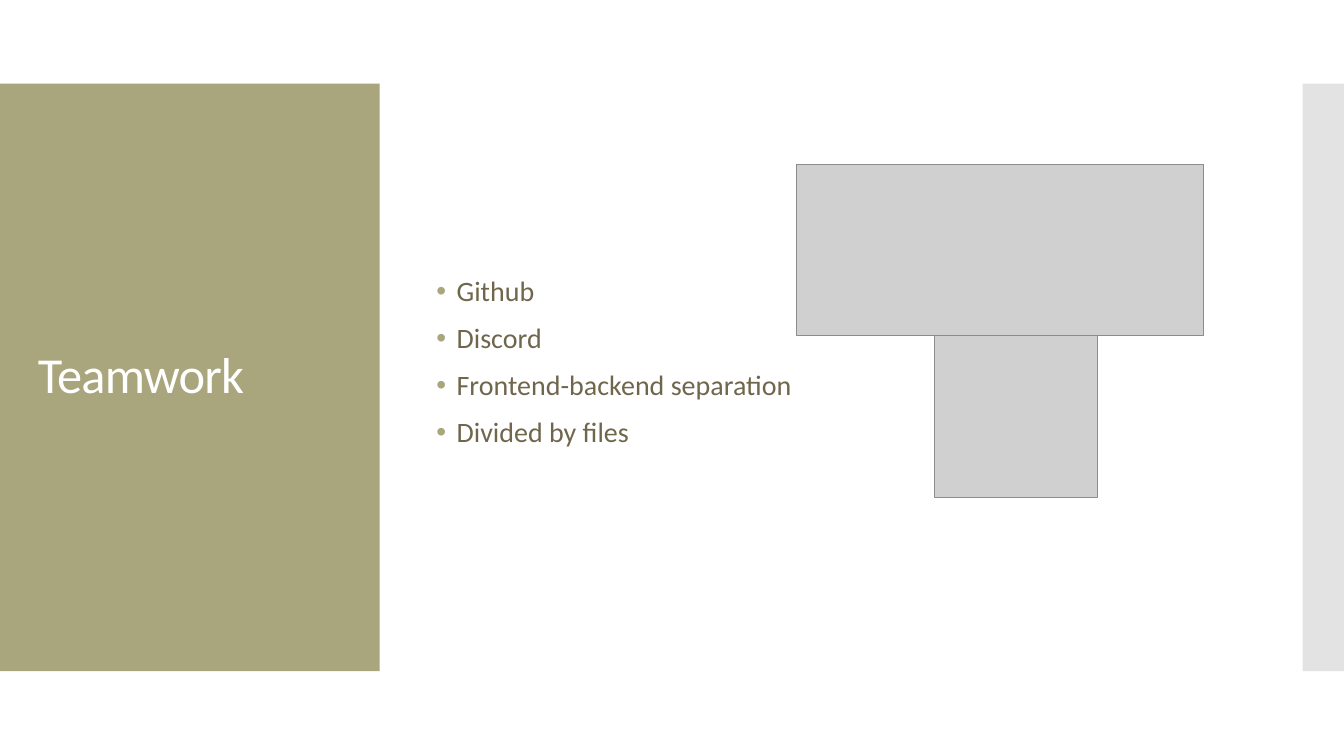
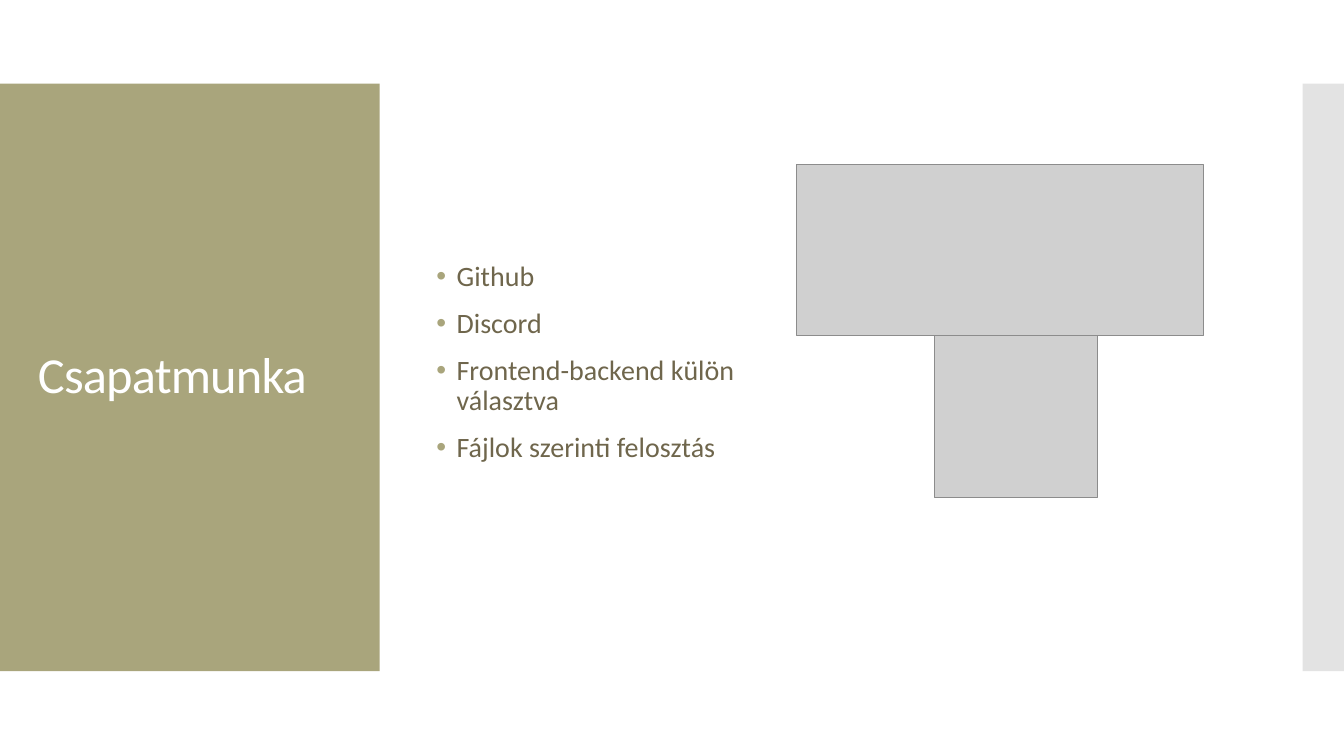
Before and after one commit to ramhap00/ramhapgergo, a slide deck: slide 11 of prezentáció.pptx. Drawn at 1344x756 pixels with LibreOffice and Linux fonts; fonts in the diff are those of the drawing; grey boxes stand for pictures. Boxes give left, top, right and bottom in pixels: in the first picture for what was removed or moved away, otherwise in the second. Text is boxed around its words. In the diff, an @@ line names an element or a change of style, - is before the commit and + after.

```diff
--- a/prezentáció.pptx
+++ b/prezentáció.pptx
@@ title at <box>38,358,307,401</box>: text changed @@
-Teamwork
+Csapatmunka
@@ text at <box>457,360,734,462</box>: text changed @@
-• Frontend-backend separation
-• Divided by files
+• Frontend-backend külön választva
+• Fájlok szerinti felosztás
```
Also in this commit, not shown: 2 other slides changed, 1 slide added, 1 slide removed.
